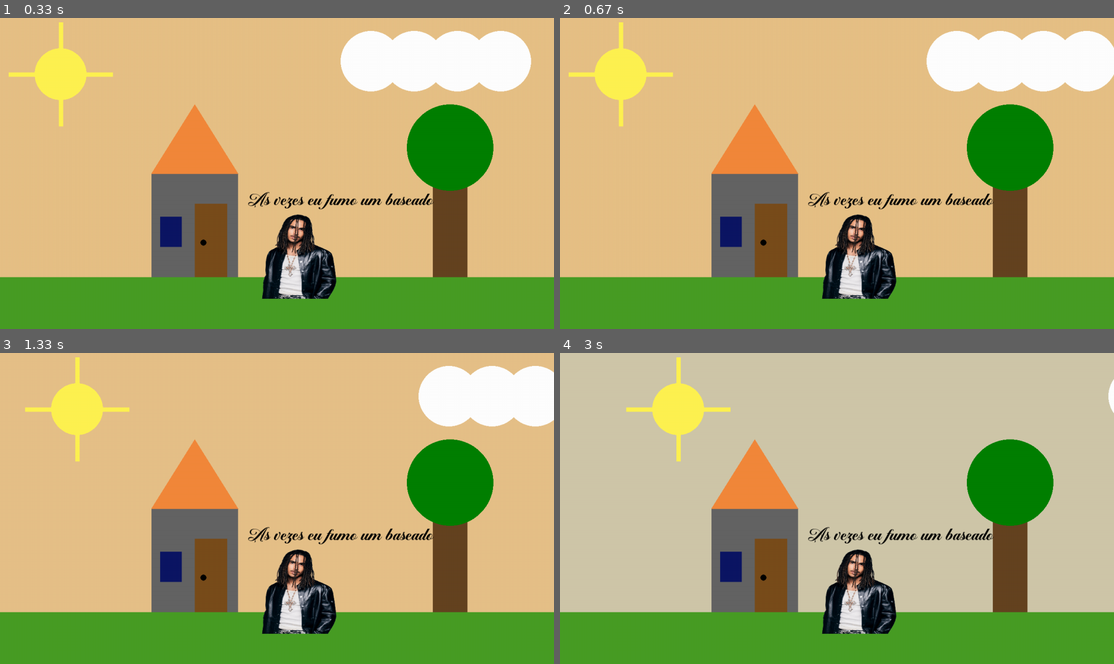
Above: before the commit, frames 1-4 (two rows, left to right).
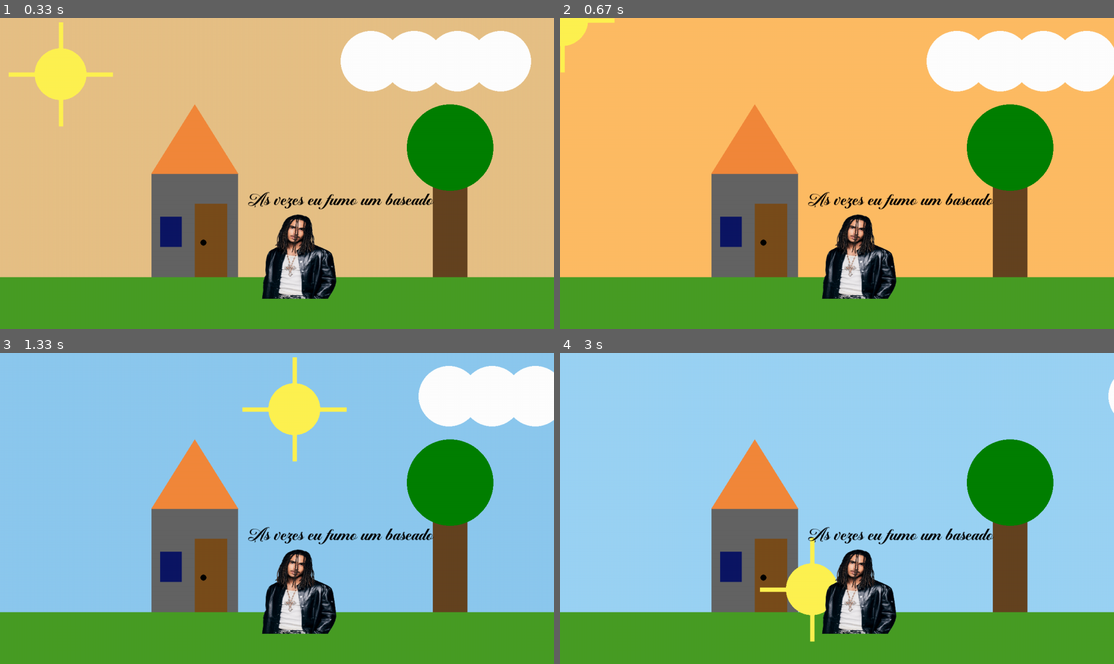
Above: after the commit, the same moments.

Repository: Cotoco25/inf1034_casinha_pygame
Game: pygame game, started from main.py
Same seed, same stepped clock (60 frames per second), same inputs: the game is played once before the commit and once after it.
Inputs (mouse positions are in pixels of both pictures, inside the frame that each line leads up to):
- Up to frame 1 (0.33 s): no input
- Up to frame 2 (0.67 s): tap X at 0.33 s
- Up to frame 3 (1.33 s): click (277, 530) at 0.72 s; hold X from 1 s (still down); hold D from 1 s (still down); move the mouse to (105, 461) at 1.03 s
- Up to frame 4 (3 s): release X at 1.47 s; release D at 1.47 s; right-click (903, 536) at 1.55 s; hold D 1.83-2.3 s; tap X at 1.9, 2.2, 2.4, 2.7, 2.9 s; click (692, 393) at 1.92 s; hold D 2.33-2.8 s; click (704, 446) at 2.42 s; hold A from 2.83 s (still down); click (809, 589) at 2.92 s

Frame 1 is identical in both runs. In frame 2, 63% of the frame differs, in the area x 0-100%, y 0-84%; in frame 3, 65%; in frame 4, 70%, in the area x 0-100%, y 0-93%.

Commit message:
acabou full

Diff:
--- a/main.py
+++ b/main.py
@@ -28,7 +28,6 @@
 mixer.music.load("matue.mp3")
 mixer.music.set_volume(0.3)
 mixer.music.play(-1)
-
 feijao = mixer.Sound("feijao-com-farinha.mp3")
 baby1 = mixer.Sound("baby1.mp3")
 baby2 = mixer.Sound("baby2.mp3")
@@ -43,7 +42,7 @@
 ooo=99
 background_color = (uuu, iii, ooo)
 
-
+modo_mouse = False
 
 aaa = (uuu-(600//5.75))
 bbb = (iii+(600//25))
@@ -64,6 +63,10 @@
             key_pressed = ev.key
             if key_pressed == K_SPACE:
                 modo_fundo = not modo_fundo
+        if ev.type == KEYDOWN:
+            key_pressed = ev.key
+            if key_pressed == K_x:
+                modo_mouse = not modo_mouse
 
 
         if ev.type == MOUSEBUTTONDOWN:
@@ -91,62 +94,84 @@
         if modo_fundo:
             background_color = (245,178,64)
         else:
-                if raio_x < 600:
-                    background_color = (uuu-(raio_x)//5.75, iii+(raio_x//25), ooo+(raio_x//3.95))
+                if modo_mouse == False:
+                    if raio_x < 600:
+                        background_color = (uuu-(raio_x)//5.75, iii+(raio_x//25), ooo+(raio_x//3.95))
+                    else:
+                        if raio_x >= 600:
+                            background_color = (aaa-((raio_x-600)//5), bbb-((raio_x-600)//4.3), ccc-((raio_x-600)//4.5))
                 else:
-                    if raio_x >= 600:
-                        background_color = (aaa-((raio_x-600)//5), bbb-((raio_x-600)//4.3), ccc-((raio_x-600)//4.5))
+                    if modo_mouse == True:
+                        if raio_x < 600:
+                            background_color = (uuu-(raio_x)//5.75, iii+(raio_x//25), ooo+(raio_x//3.95))
+                        else:
+                            if raio_x >= 600:
+                                background_color = (aaa-((raio_x-600)//5), bbb-((raio_x-600)//4.3), ccc-((raio_x-600)//4.5))
 
-
-    print(background_color)
+    #if modo_mouse == True:
+        #print(mouse_x)
+    #print(background_color)
 
 
     ##update
     dt = clock.get_time()/1000
     keys = key.get_pressed()
 
-
-
+    mouse_x, mouse_y = mouse.get_pos()
 
 
 
     #teclas
-    if raio_x <1350:
+
+    if modo_mouse == True:
+        raio_x = (mouse_x)
+
+
+    #if modo_mouse == False:
+    if raio_x<1350:
         if keys[K_d]:
-            raio_x = raio_x + 100 *dt
+                raio_x = raio_x + 100 *dt
     if raio_x > 10:
         if keys[K_a]:
-            raio_x = raio_x - 100 *dt
-
+                raio_x = raio_x - 100 *dt
     if raio_x <1350:
         if ev.type == MOUSEBUTTONDOWN:
             if ev.button == 1:
                 raio_x = raio_x + 100 *dt
-
     if raio_x > -50:
         if ev.type == MOUSEBUTTONDOWN:
             if ev.button == 3:
                 raio_x = raio_x - 100 *dt
 
 
+
+
+
     #desenhar a partir daqui
 
     window.fill(background_color)
 
-
-    draw.line(window, (255, 242, 81), (raio_x - 60,130), (raio_x - 120,130), 10)
-    draw.line(window, (255, 242, 81), (raio_x +60 ,130), (raio_x + 120,130), 10)
-    draw.line(window, (255, 242, 81), (raio_x,190), (raio_x,250), 10)
-    draw.line(window, (255, 242, 81), (raio_x,70), (raio_x,10), 10)
+    if modo_mouse == False:
+        draw.line(window, (255, 242, 81), (raio_x-60,130), (raio_x-120,130), 10)
+        draw.line(window, (255, 242, 81), (raio_x+60 ,130), (raio_x+120,130), 10)
+        draw.line(window, (255, 242, 81), (raio_x,190), (raio_x,250), 10)
+        draw.line(window, (255, 242, 81), (raio_x,70), (raio_x,10), 10)
+        draw.circle(window, (255, 242, 81), (raio_x,130), 60)
     draw.rect(window, (101, 67, 33), (1000, 240, 80, 400))
     draw.circle(window, (0, 128, 0), (1040,300), 100)
     draw.rect(window, (72, 157, 37), (0,600,1280,220))
     draw.rect(window, (100, 100, 100), (350, 360,200,240))
-    draw.circle(window, (255, 242, 81), (raio_x,130), 60)
     draw.polygon(window, (242, 136, 59), ((350,360),(550,360),(450,200)))
     draw.rect(window, (13, 22, 100), (370, 460,50,70))
     draw.rect(window, (121, 77, 27), (450, 430,75,170))
     draw.circle(window, (0,0,0), (470,520), 7)
+
+    if modo_mouse == True:
+        draw.line(window, (255, 242, 81), (mouse_x-60,mouse_y), (mouse_x-120,mouse_y), 10)
+        draw.line(window, (255, 242, 81), (mouse_x+60 ,mouse_y), (mouse_x+120,mouse_y), 10)
+        draw.line(window, (255, 242, 81), (mouse_x,mouse_y+60), (mouse_x,mouse_y+120), 10)
+        draw.line(window, (255, 242, 81), (mouse_x,mouse_y-60), (mouse_x,mouse_y-120), 10)
+        draw.circle(window, (255, 242, 81), (mouse_x,mouse_y), 60)
 
     #nuvem
     nuvem_x += velocidade_nuvem
Not shown, changed: baby1.mp3
Not shown, added: baby111.mp3
Not shown, changed: baby2.mp3
Not shown, added: baby222.mp3
Not shown, changed: baby3.mp3
Not shown, added: baby333.mp3
Not shown, added: feijao-com-farinha-og.mp3
Not shown, changed: feijao-com-farinha.mp3
